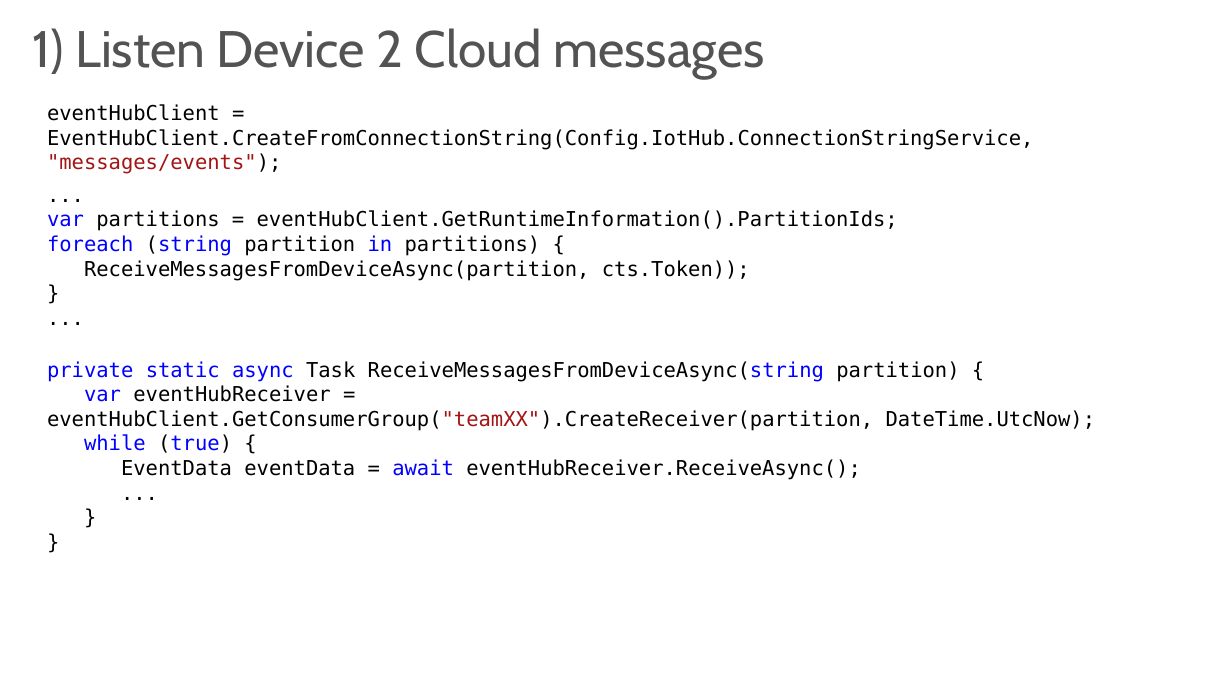
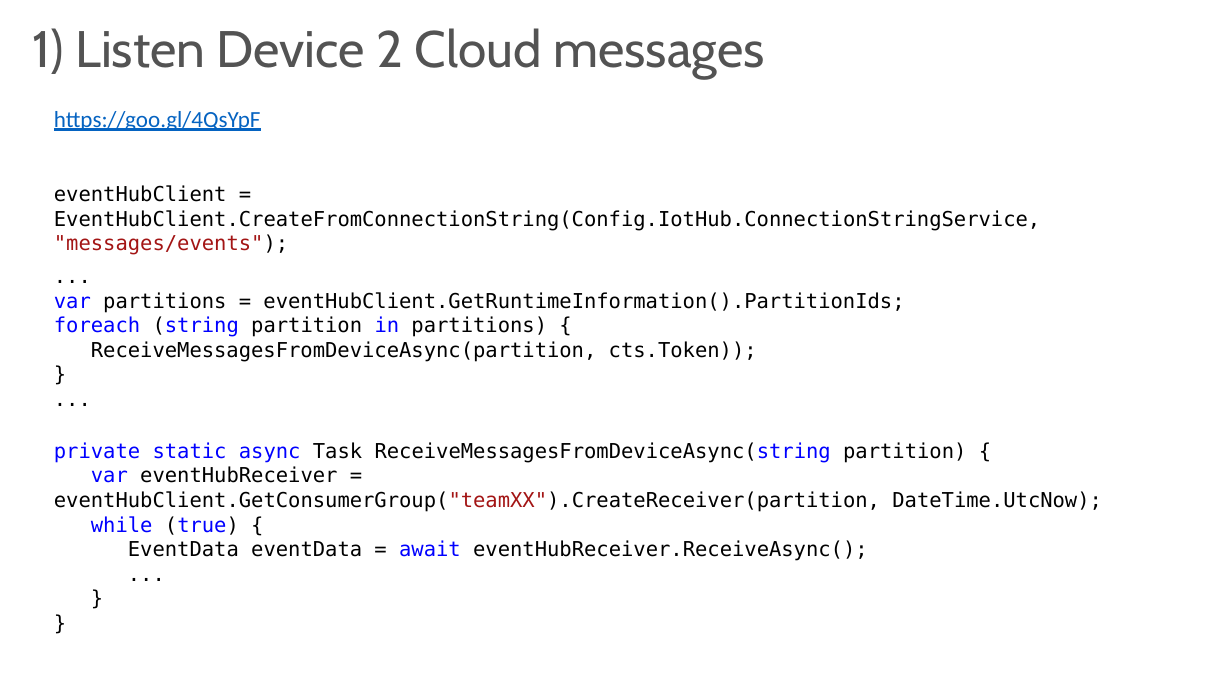
Before and after one commit to Raffa50/IotLab, a slide deck: slide 14 of IoT Lab.pptx (slide 12 before the commit). Drawn at 1232x693 pixels with LibreOffice and Linux fonts; fonts in the diff are those of the drawing. Boxes give left, top, right and bottom in pixels: in the first picture for what was removed or moved away, otherwise in the second. Text is boxed around its words. In the diff, an @@ line names an element or a change of style, - is before the commit and + after.

```diff
--- a/IoT Lab.pptx
+++ b/IoT Lab.pptx
@@ text added at (x1=54, y1=111, x2=261, y2=131), 18 pt, text #0563C1, underline @@
+https://goo.gl/4QsYpF
@@ 3 texts moved together from (x1=47, y1=104, x2=1096, y2=480) to (x1=54, y1=185, x2=1102, y2=561) @@
```
Also in this commit, not shown: 3 other slides changed, 2 slides added, 3 other files.
